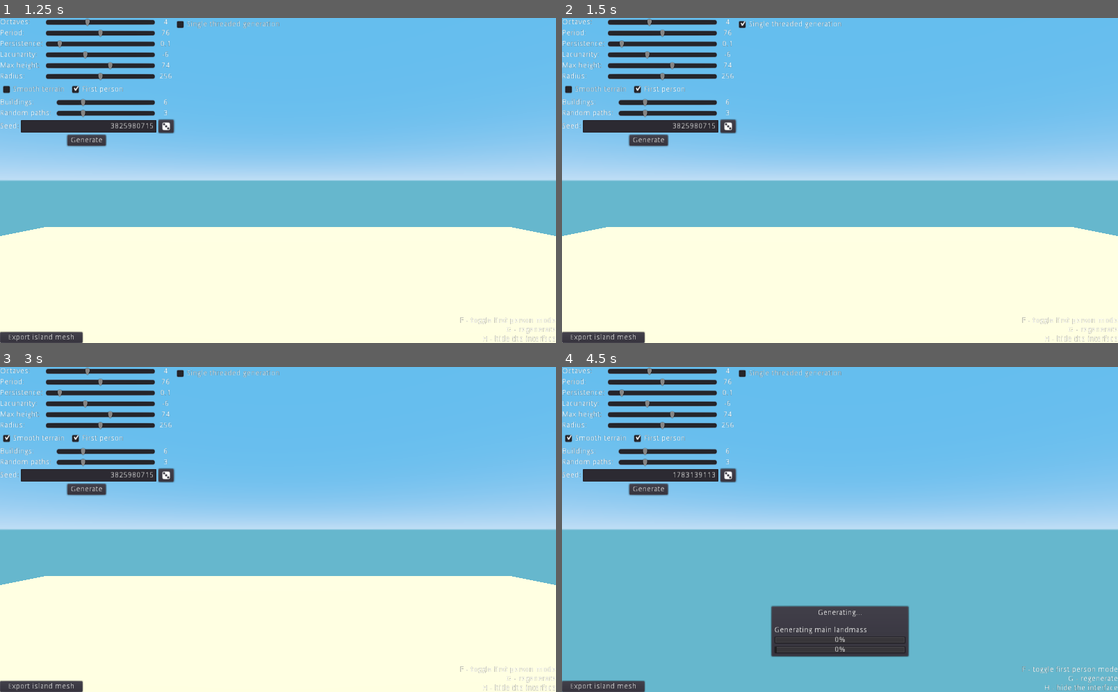
Above: before the commit, frames 1-4 (two rows, left to right).
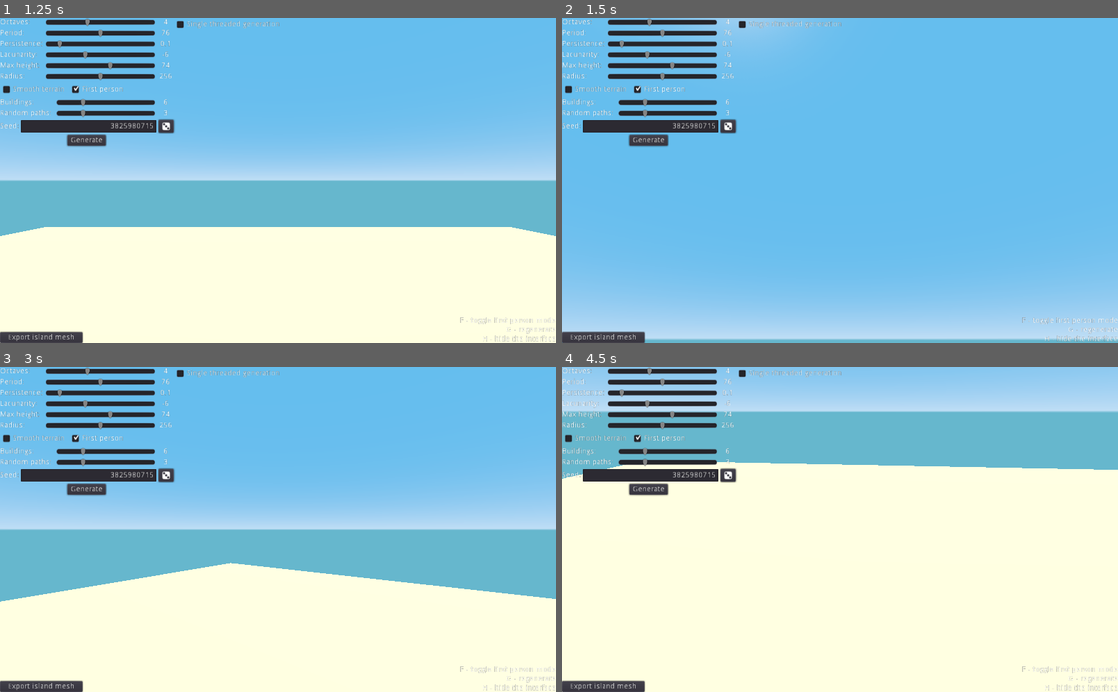
Above: after the commit, the same moments.

Repository: dewolen/PJ21-Island-generator
Game: Godot game, scene res://scenes/Main.tscn
Two runs of this game, one before a commit and one after it. Both use one fixed random seed, a clock stepped at 60 frames per second and the inputs below.
Inputs (mouse positions are in pixels of both pictures, inside the frame that each line leads up to):
- Up to frame 1 (1.25 s): click "First person" at 0.5 s
- Up to frame 2 (1.5 s): click "Single threaded generation" at 1.25 s
- Up to frame 3 (3 s): click "Single threaded generation" at 2 s; click "Smooth terrain" at 2.75 s
- Up to frame 4 (4.5 s): click (728, 474) at 3.5 s; click "Generate" at 4.25 s

Frame 1 is identical in both runs. In frame 2, 63% of the frame differs, in the area x 0-100%, y 0-100%; in frame 3, 2.9%; in frame 4, 95%.

Commit message:
HTML5 interface changes
Enabling player control now blocks the interface
Web generation is now only single-threaded

Diff:
--- a/godot/scripts/main.gd
+++ b/godot/scripts/main.gd
@@ -36,6 +36,7 @@
 #				GenParams.start_generation()
 			KEY_F:
 				set_first_person(not is_player_controlled)
+				set_interface_block(is_player_controlled)
 #				GenParams.start_generation()
 #			KEY_B:
 #				GenParams.landmass_array.debug_visualize_height_data()
--- a/godot/scripts/parameters_interface.gd
+++ b/godot/scripts/parameters_interface.gd
@@ -45,8 +45,8 @@
 		export_mesh_button.hide()
 		# force single-threaded mode, needed when the HTML5 export type
 		# is set to regular instead of threads
-#		single_thread_cb.pressed = true
-#		single_thread_cb.hide()
+		single_thread_cb.pressed = true
+		single_thread_cb.hide()
 
 #	# preset 2
 #	GenParams.radius = 256
@@ -82,6 +82,7 @@
 
 func _on_FirstPersonCB_toggled(button_pressed: bool) -> void:
 	get_node("/root/Main").set_first_person(button_pressed)
+	GenParams.main_scene.set_interface_block(button_pressed)
 
 
 func _on_GenerateButton_pressed() -> void:
--- a/godot/scripts/player_controller.gd
+++ b/godot/scripts/player_controller.gd
@@ -63,7 +63,7 @@
 				0, GenParams.landmass_array.get_height(0, 0) * 0.25, 0)
 
 
-func _unhandled_input(event: InputEvent) -> void:
+func _input(event: InputEvent) -> void:
 	if disabled: return
 
 	# camera look-around
@@ -71,8 +71,12 @@
 	and Input.get_mouse_mode() == Input.MOUSE_MODE_CAPTURED:
 		self.look_dir_2d += event.relative * mouse_sensitivity
 
+
+func _unhandled_input(event: InputEvent) -> void:
+	if disabled: return
+
 	# mouse capturing
-	elif event is InputEventKey and event.pressed:
+	if event is InputEventKey and event.pressed:
 		match event.scancode:
 			KEY_ESCAPE:
 				if Input.get_mouse_mode() == Input.MOUSE_MODE_CAPTURED:
Not shown, changed: godot/export_presets.cfg
